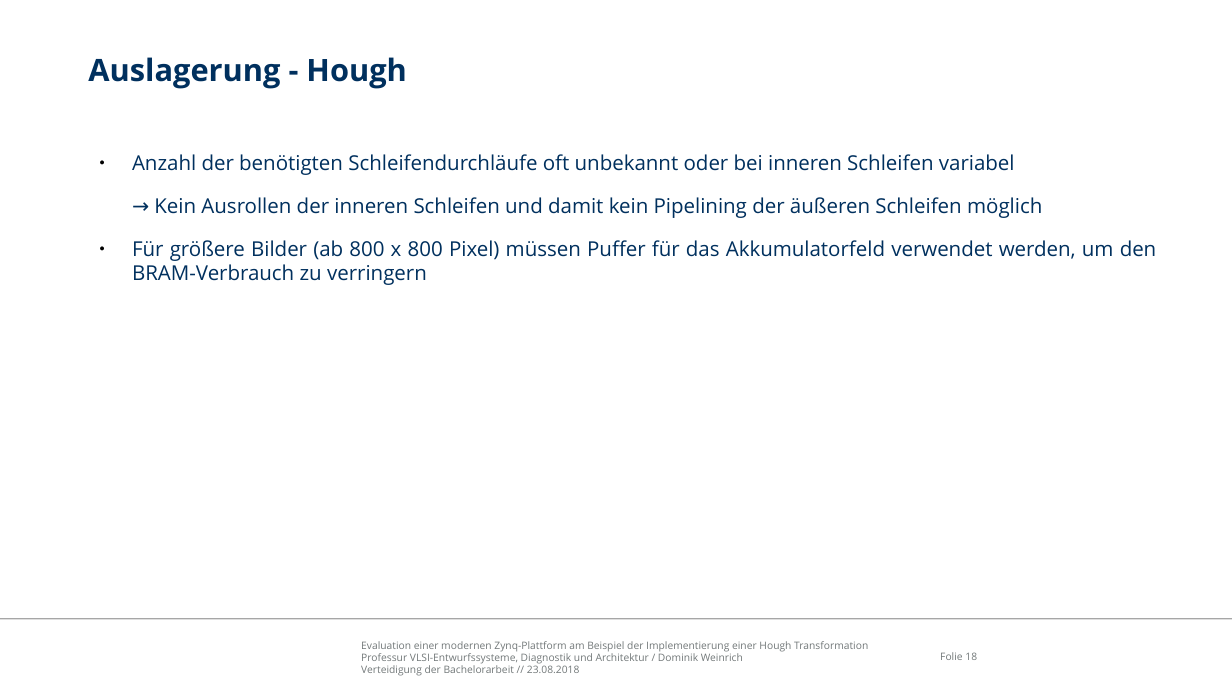
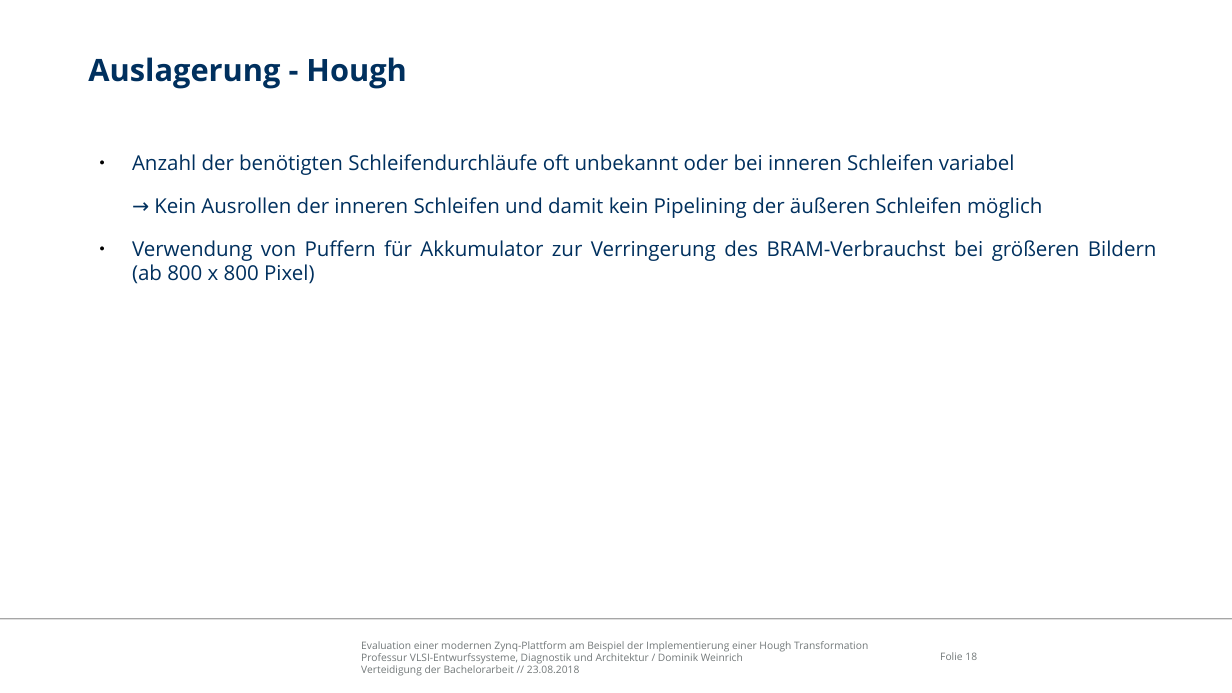
Before and after one commit to freeDom-/hough, a slide deck: slide 18 of Verteidigung/Verteidigung.odp. Drawn at 1232x693 pixels with LibreOffice and Linux fonts; fonts in the diff are those of the drawing; background and template pictures are left out. Boxes give left, top, right and bottom in pixels: in the first picture for what was removed or moved away, otherwise in the second. Text is boxed around its words. In the diff, an @@ line names an element or a change of style, - is before the commit and + after.

```diff
--- a/Verteidigung/Verteidigung.odp
+++ b/Verteidigung/Verteidigung.odp
@@ text at [132,240,1157,284]: text changed @@
-● Für größere Bilder (ab 800 x 800 Pixel) müssen Puffer für das Akkumulatorfeld verwendet werden, um den BRAM-Verbrauch zu verringern
+● Verwendung von Puffern für Akkumulator zur Verringerung des BRAM-Verbrauchst bei größeren Bildern (ab 800 x 800 Pixel)
```
Also in this commit, not shown: 11 other slides changed, 1 slide added, 1 other file.
